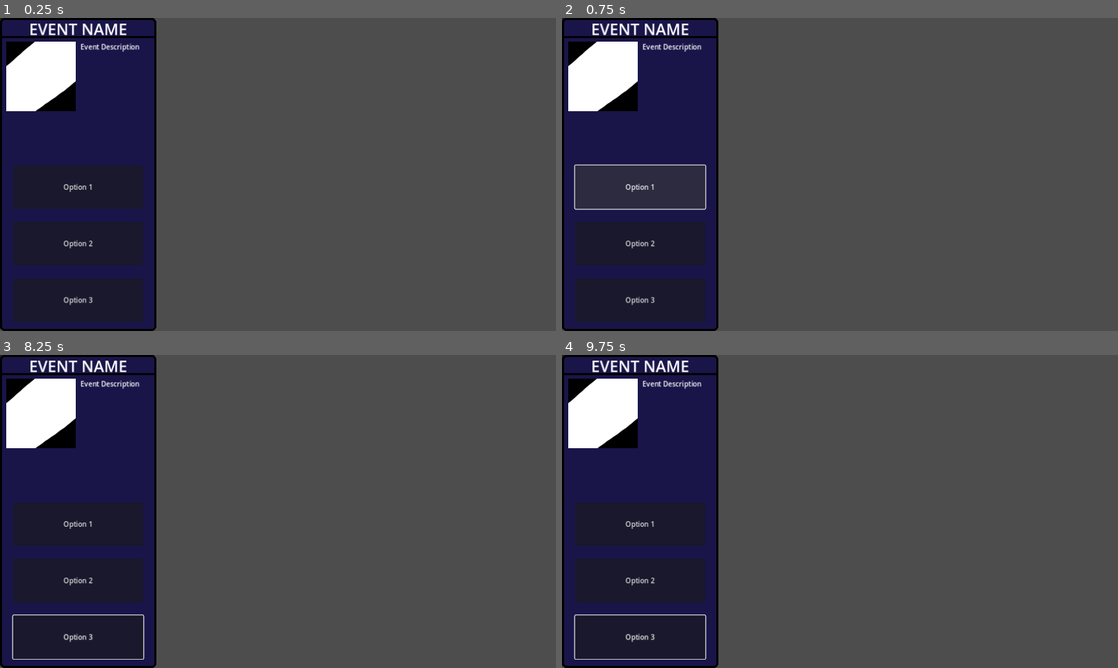
Above: before the commit, frames 1-4 (two rows, left to right).
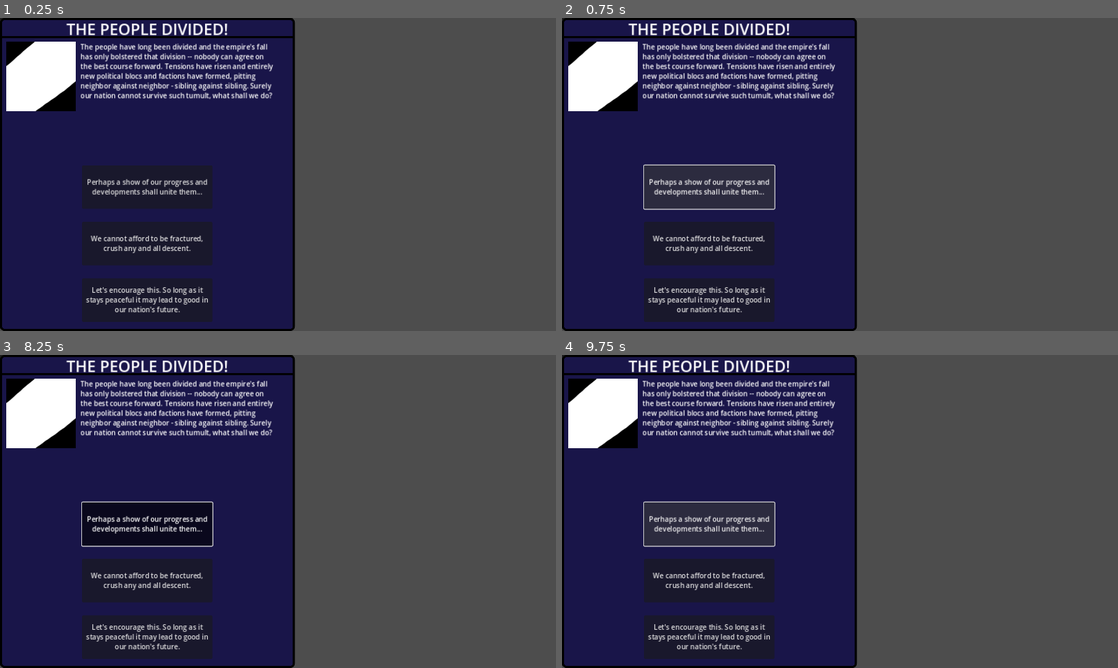
Above: after the commit, the same moments.

Repository: Evenwood/godotgamejam77
Game: Godot game, scene res://EventControl/Event.tscn
Two runs of this game, one before a commit and one after it. Both use one fixed random seed, a clock stepped at 60 frames per second and the inputs below. This scene is started directly instead of the project's main scene.
Inputs (mouse positions are in pixels of both pictures, inside the frame that each line leads up to):
- Up to frame 1 (0.25 s): no input
- Up to frame 2 (0.75 s): click "Option 1" (after the commit: "Perhaps a show of our progres…") at 0.5 s
- Up to frame 3 (8.25 s): click "Option 2" (after the commit: "We cannot afford to be fractu…") at 1.25 s; click "Option 3" (after the commit: "Let's encourage this. So long…") at 2 s; click "Option 1" (after the commit: "Perhaps a show of our progres…") at 2.75 s; click "Option 2" (after the commit: "We cannot afford to be fractu…") at 3.5 s; click "Option 3" (after the commit: "Let's encourage this. So long…") at 4.25 s; click "Option 1" (after the commit: "Perhaps a show of our progres…") at 5 s; click "Option 2" (after the commit: "We cannot afford to be fractu…") at 5.75 s; click "Option 3" (after the commit: "Let's encourage this. So long…") at 6.5 s; move the mouse to (400, 495) at 7.27 s; click (400, 495) at 7.42 s; drag from (166, 527) to (250, 574) at 8.02 s
- Up to frame 4 (9.75 s): move the mouse to (895, 442) at 8.77 s; click (895, 442) at 8.92 s; drag from (812, 574) to (673, 464) at 9.52 s

The runs differ from the first frame. In frame 1, 33% of the frame differs, in the area x 2-53%, y 0-100%; in frame 2, 31%; in frame 3, 33%; in frame 4, 33%.

Commit message:
Modified the event gui so it shows the events properly

Diff:
--- a/game/EventControl/Event.tscn
+++ b/game/EventControl/Event.tscn
@@ -22,82 +22,77 @@
 grow_end = -1.0
 thickness = 5
 
-[node name="Event" type="Control"]
-layout_mode = 3
-anchors_preset = 0
-script = ExtResource("1_rgnu6")
-metadata/_edit_use_anchors_ = true
+[node name="EventCanvas" type="CanvasLayer"]
+script = ExtResource("1_n8mtr")
 
-[node name="EventCanvas" type="CanvasLayer" parent="."]
-
-[node name="Panel" type="Panel" parent="EventCanvas"]
-offset_right = 360.0
+[node name="Panel" type="Panel" parent="."]
+offset_right = 679.0
 offset_bottom = 720.0
 theme_override_styles/panel = SubResource("StyleBoxFlat_dn0gy")
 
-[node name="HSeparator" type="HSeparator" parent="EventCanvas"]
+[node name="HSeparator" type="HSeparator" parent="."]
 offset_top = 43.0
-offset_right = 360.0
+offset_right = 679.0
 offset_bottom = 46.0
 theme_override_constants/separation = 3
 theme_override_styles/separator = SubResource("StyleBoxLine_ibdnr")
 
-[node name="EventUIContainer" type="VBoxContainer" parent="EventCanvas"]
+[node name="EventUIContainer" type="VBoxContainer" parent="."]
 anchors_preset = -1
-anchor_right = 0.28125
+anchor_right = 0.530469
 anchor_bottom = 1.0
 metadata/_edit_use_anchors_ = true
 
-[node name="EventName" type="Label" parent="EventCanvas/EventUIContainer"]
+[node name="EventName" type="Label" parent="EventUIContainer"]
 custom_minimum_size = Vector2(0, 45)
 layout_mode = 2
 theme_override_font_sizes/font_size = 36
 text = "Event Name"
 horizontal_alignment = 1
 vertical_alignment = 1
+autowrap_mode = 2
 uppercase = true
 
-[node name="EventDescriptionContainer" type="HBoxContainer" parent="EventCanvas/EventUIContainer"]
+[node name="EventDescriptionContainer" type="HBoxContainer" parent="EventUIContainer"]
 layout_mode = 2
 theme_override_constants/separation = 10
 
-[node name="MarginContainer" type="MarginContainer" parent="EventCanvas/EventUIContainer/EventDescriptionContainer"]
+[node name="MarginContainer" type="MarginContainer" parent="EventUIContainer/EventDescriptionContainer"]
 layout_mode = 2
 theme_override_constants/margin_left = 15
 theme_override_constants/margin_right = 0
 
-[node name="EventImage" type="TextureRect" parent="EventCanvas/EventUIContainer/EventDescriptionContainer/MarginContainer"]
+[node name="EventImage" type="TextureRect" parent="EventUIContainer/EventDescriptionContainer/MarginContainer"]
 layout_mode = 2
 texture = ExtResource("1_strl5")
 stretch_mode = 2
 
-[node name="EventDescription" type="RichTextLabel" parent="EventCanvas/EventUIContainer/EventDescriptionContainer"]
-custom_minimum_size = Vector2(160, 280)
+[node name="EventDescription" type="RichTextLabel" parent="EventUIContainer/EventDescriptionContainer"]
+custom_minimum_size = Vector2(450, 280)
 layout_mode = 2
 text = "Event Description"
 
-[node name="ChoiceContainer" type="CenterContainer" parent="EventCanvas/EventUIContainer"]
+[node name="ChoiceContainer" type="CenterContainer" parent="EventUIContainer"]
 layout_mode = 2
 
-[node name="VBoxContainer" type="VBoxContainer" parent="EventCanvas/EventUIContainer/ChoiceContainer"]
+[node name="VBoxContainer" type="VBoxContainer" parent="EventUIContainer/ChoiceContainer"]
 layout_mode = 2
 theme_override_constants/separation = 30
 
-[node name="Option1" type="Button" parent="EventCanvas/EventUIContainer/ChoiceContainer/VBoxContainer"]
+[node name="Option1" type="Button" parent="EventUIContainer/ChoiceContainer/VBoxContainer"]
 custom_minimum_size = Vector2(300, 100)
 layout_mode = 2
 text = "Option 1"
+autowrap_mode = 2
 
-[node name="Option2" type="Button" parent="EventCanvas/EventUIContainer/ChoiceContainer/VBoxContainer"]
+[node name="Option2" type="Button" parent="EventUIContainer/ChoiceContainer/VBoxContainer"]
 custom_minimum_size = Vector2(300, 100)
 layout_mode = 2
 text = "Option 2"
+autowrap_mode = 2
 
-[node name="Option3" type="Button" parent="EventCanvas/EventUIContainer/ChoiceContainer/VBoxContainer"]
+[node name="Option3" type="Button" parent="EventUIContainer/ChoiceContainer/VBoxContainer"]
 custom_minimum_size = Vector2(300, 100)
 layout_mode = 2
 text = "Option 3"
-
-[connection signal="pressed" from="EventCanvas/EventUIContainer/ChoiceContainer/VBoxContainer/Option1" to="." method="_on_option_1_pressed"]
-[connection signal="pressed" from="EventCanvas/EventUIContainer/ChoiceContainer/VBoxContainer/Option2" to="." method="_on_option_2_pressed"]
-[connection signal="pressed" from="EventCanvas/EventUIContainer/ChoiceContainer/VBoxContainer/Option3" to="." method="_on_option_3_pressed"]
+autowrap_mode = 2
--- a/game/EventControl/event.gd
+++ b/game/EventControl/event.gd
@@ -1,15 +1,20 @@
-extends Control
-@onready var event_description: RichTextLabel = $EventCanvas/EventUIContainer/EventDescriptionContainer/EventDescription
-@onready var event_name: Label = $EventCanvas/EventUIContainer/EventName
-@onready var event_image: TextureRect = $EventCanvas/EventUIContainer/EventDescriptionContainer/MarginContainer/EventImage
-@onready var option_1: Button = $EventCanvas/EventUIContainer/ChoiceContainer/VBoxContainer/Option1
-@onready var option_2: Button = $EventCanvas/EventUIContainer/ChoiceContainer/VBoxContainer/Option2
-@onready var option_3: Button = $EventCanvas/EventUIContainer/ChoiceContainer/VBoxContainer/Option3
+extends CanvasLayer
+
+@onready var event_description: RichTextLabel = $EventUIContainer/EventDescriptionContainer/EventDescription
+@onready var event_name: Label = $EventUIContainer/EventName
+@onready var event_image: TextureRect = $EventUIContainer/EventDescriptionContainer/MarginContainer/EventImage
+@onready var option_1: Button = $EventUIContainer/ChoiceContainer/VBoxContainer/Option1
+@onready var option_2: Button = $EventUIContainer/ChoiceContainer/VBoxContainer/Option2
+@onready var option_3: Button = $EventUIContainer/ChoiceContainer/VBoxContainer/Option3
 
 
 # Called when the node enters the scene tree for the first time.
 func _ready() -> void:
-	pass
+	event_description.text = EventProcessing.getEventDescription()
+	event_name.text = EventProcessing.getEventName()
+	option_1.text = EventProcessing.getEventOptionOne()
+	option_2.text = EventProcessing.getEventOptionTwo()
+	option_3.text = EventProcessing.getEventOptionThree()
 
 
 # Called every frame. 'delta' is the elapsed time since the previous frame.
Not shown: 1 places in game/EventControl/Event.tscn that only renumber resources
